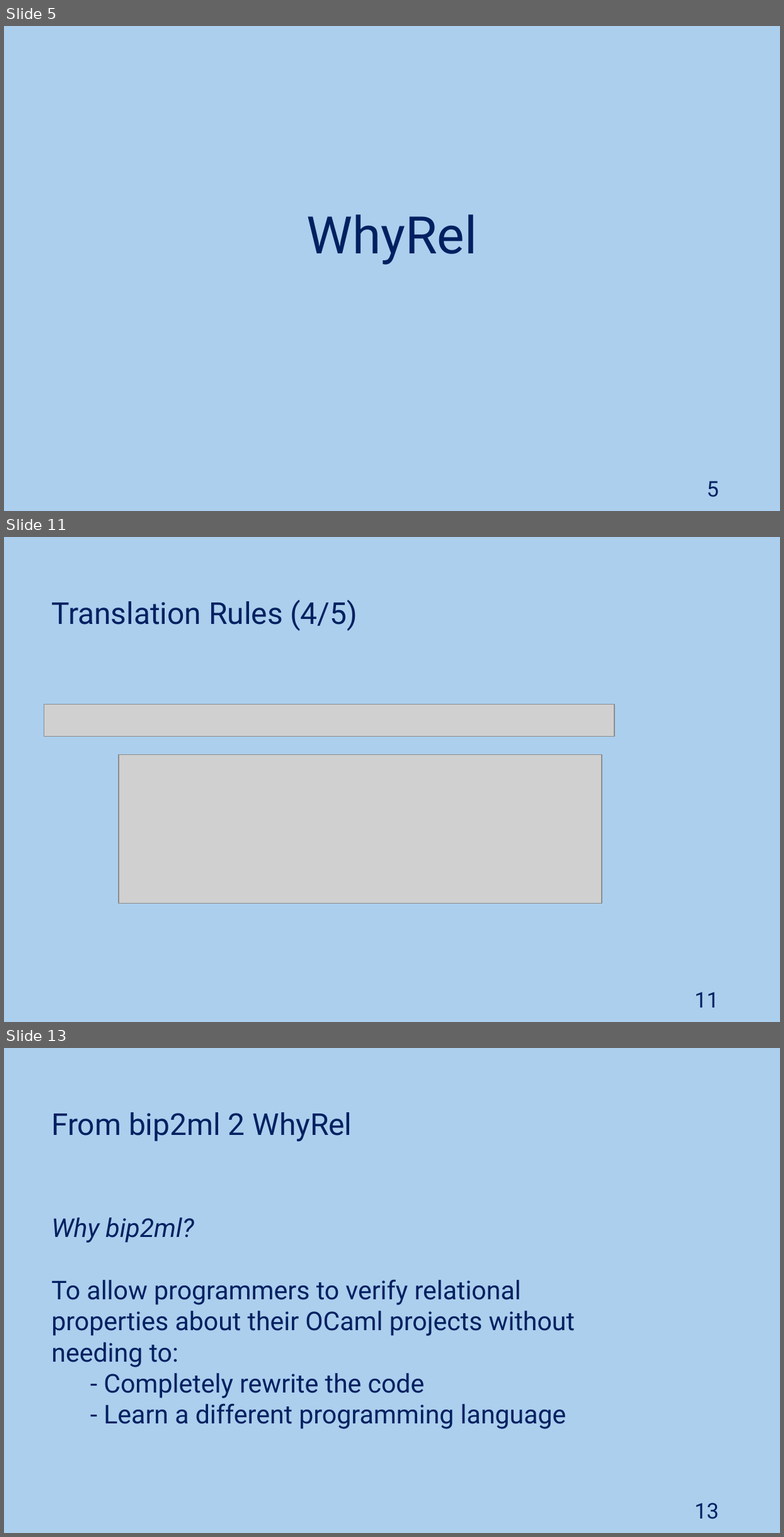
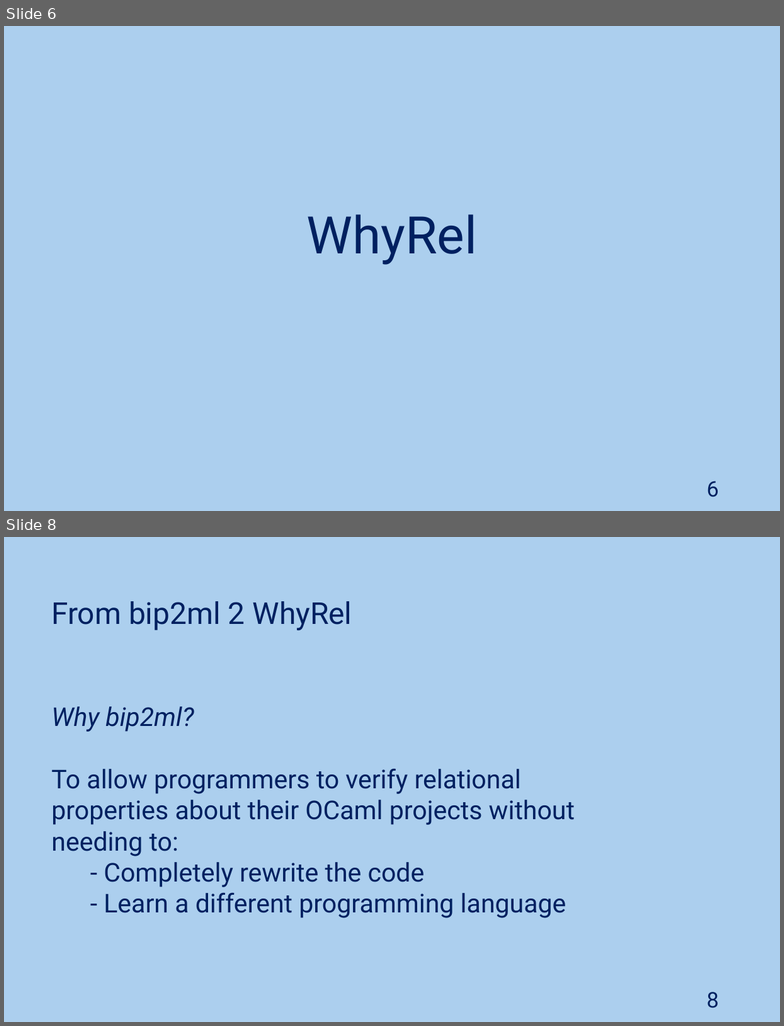
Before and after one commit to JoaoNini75/MasterThesis, a slide deck: tese/presentation/Ap Tese.pptx. Shown one above the other, each under a label of ours: slides 5, 11 and 13 before the commit, slides 6 and 8 after it; the slides between them are not shown. The pictures are 784x1537 and 784x1026 pixels, drawn with LibreOffice and Linux fonts; fonts in the diff are those of the drawing; grey boxes stand for pictures. Boxes give left, top, right and bottom in pixels: in the first picture for what was removed or moved away, otherwise in the second. Text is boxed around its words. In the diff, an @@ line names an element or a change of style, - is before the commit and + after.

```diff
--- a/tese/presentation/Ap Tese.pptx
+++ b/tese/presentation/Ap Tese.pptx
@@ slide 11 removed at bbox=[4, 537, 780, 1022], background #ACCFEE @@
@@ text removed at bbox=[51, 600, 358, 631] @@
-Translation Rules (4/5)
@@ picture removed at bbox=[44, 704, 614, 735] @@
@@ picture removed at bbox=[119, 755, 602, 904] @@
@@ page number removed at bbox=[694, 992, 718, 1008] @@
-11
@@ what was slide 5 is now slide 6 @@
@@ page number at bbox=[707, 481, 719, 497]: text changed @@
-5
+6
@@ what was slide 13 is now slide 8 @@
@@ page number at bbox=[707, 992, 719, 1008]: text changed @@
-13
+8
```
Also in this commit, not shown: 4 slides changed, 4 slides added, 12 other slides removed.
